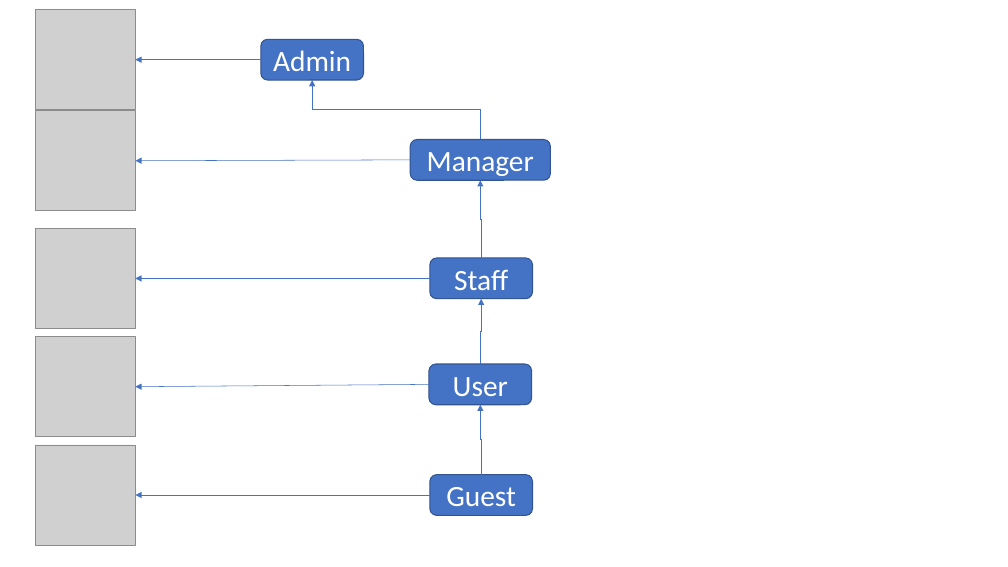
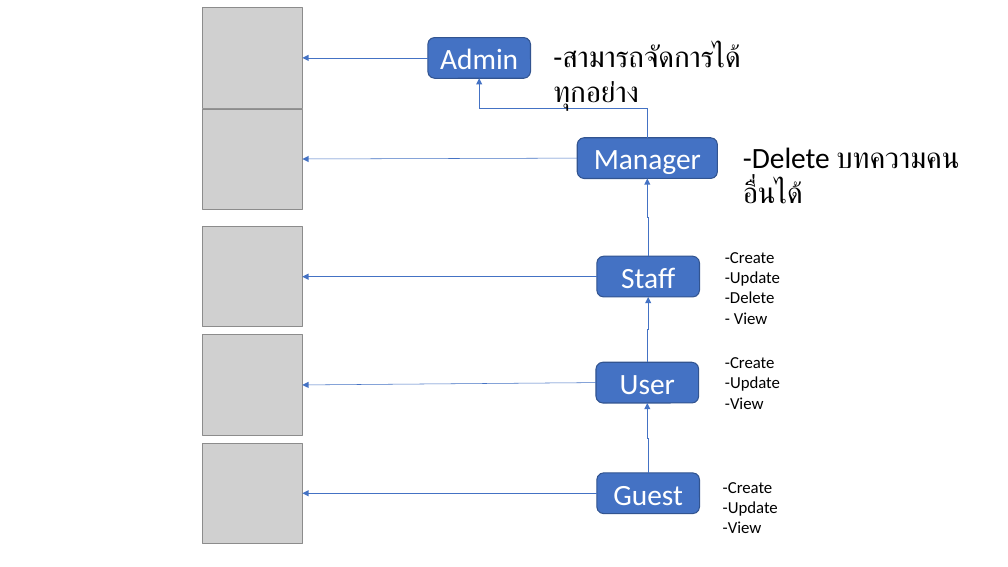
Before and after one commit to jhaturaphat/edoc_system, a slide deck: slide 1 of RBAC Hierarchy.pptx. Drawn at 1008x567 pixels with LibreOffice and Linux fonts; fonts in the diff are those of the drawing; grey boxes stand for pictures. Boxes give left, top, right and bottom in pixels: in the first picture for what was removed or moved away, otherwise in the second. Text is boxed around its words. In the diff, an @@ line names an element or a change of style, - is before the commit and + after.

Commit message:
RBAC edit

```diff
--- a/RBAC Hierarchy.pptx
+++ b/RBAC Hierarchy.pptx
@@ text added at <box>553,42,741,110</box>, 28 pt, text #000000 @@
+-สามารถจัดการได้ทุกอย่าง
@@ text added at <box>743,147,830,204</box>, 28 pt, text #000000 @@
+-Delete บทความคนอื่นได้
@@ text added at <box>725,252,780,324</box>, 16 pt, text #000000 @@
+-Create
+-Update
+-Delete
+- View
@@ 6 elbow arrows, 5 pictures, 5 rounded rectangles, 3 arrows: place and size @@
-6 elbow arrows, 5 pictures, 5 rounded rectangles, 3 arrows at <box>35,10,551,546</box>
+6 elbow arrows, 5 pictures, 5 rounded rectangles, 3 arrows at <box>202,8,718,544</box>
@@ text added at <box>725,357,780,409</box>, 16 pt, text #000000 @@
+-Create
+-Update
+-View
@@ text added at <box>723,482,778,533</box>, 16 pt, text #000000 @@
+-Create
+-Update
+-View
```
